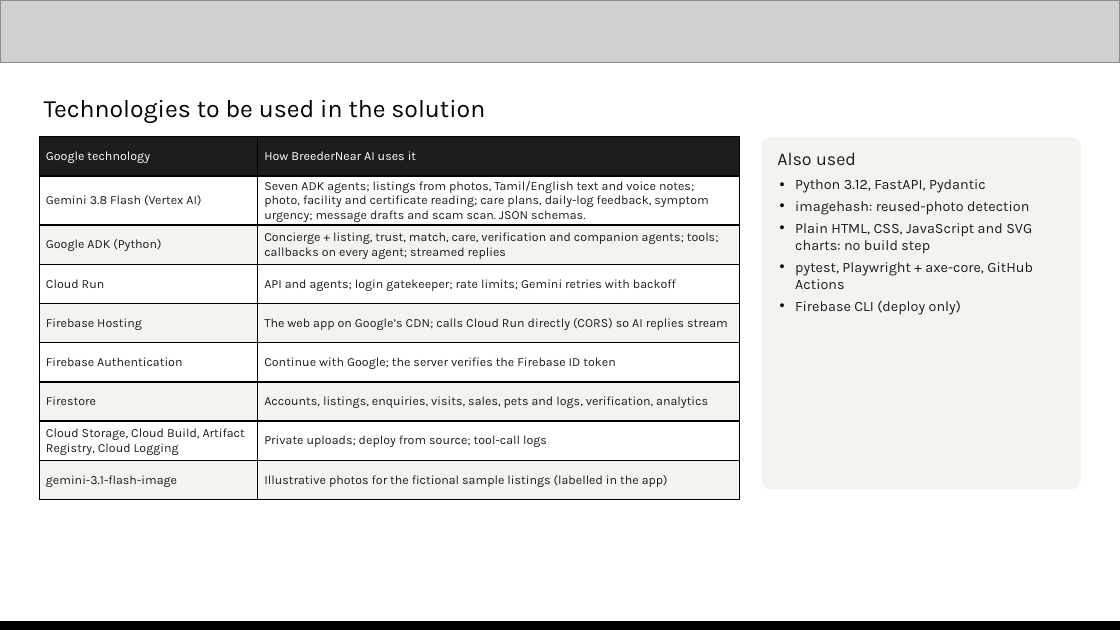
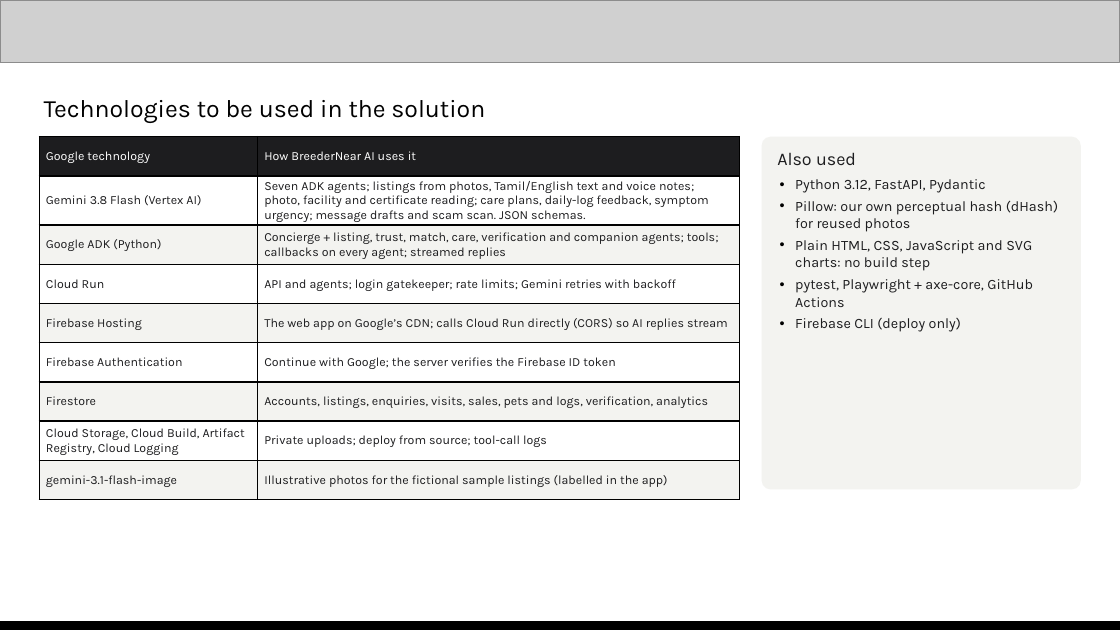
Before and after one commit to sudarsan-22/breedernear-ai, a slide deck: slide 9 of docs/submission/BreederNear-AI-deck.pptx. Drawn at 1120x630 pixels with LibreOffice and Linux fonts; fonts in the diff are those of the drawing; grey boxes stand for pictures. Boxes give left, top, right and bottom in pixels: in the first picture for what was removed or moved away, otherwise in the second. Text is boxed around its words. In the diff, an @@ line names an element or a change of style, - is before the commit and + after.

```diff
--- a/docs/submission/BreederNear-AI-deck.pptx
+++ b/docs/submission/BreederNear-AI-deck.pptx
@@ text at <box>795,201,1058,232</box>: text changed @@
-• imagehash: reused-photo detection
+• Pillow: our own perceptual hash (dHash) for reused photos
```
Also in this commit, not shown: 4 other slides changed, 10 other files.
